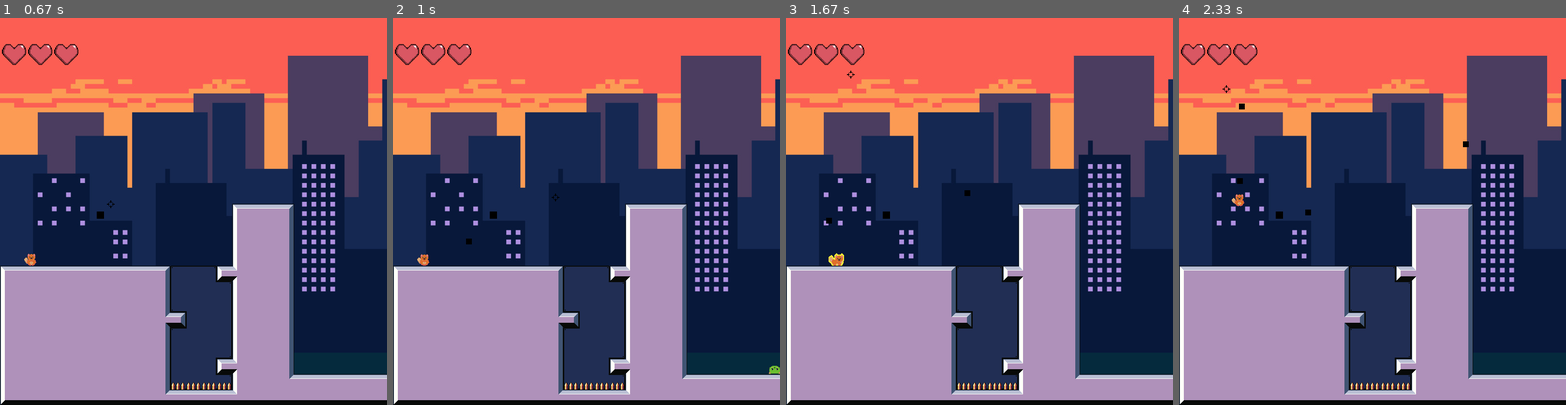
Above: before the commit, frames 1-4 (left to right).
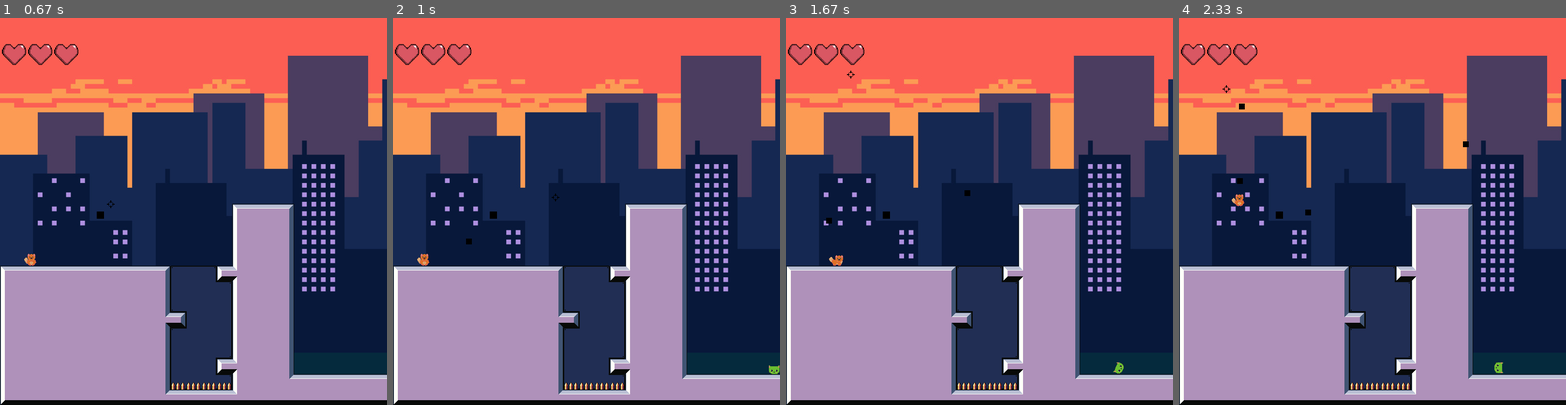
Above: after the commit, the same moments.

Repository: manucouto1/PyGame_5Gatos
Game: pygame game, started from src/main.py
The game is run twice, just before and just after one commit, with the same random seed, the same clock (stepped at 60 frames per second) and the same inputs.
Inputs (mouse positions are in pixels of both pictures, inside the frame that each line leads up to):
- Up to frame 1 (0.67 s): click "Play" at 0.38 s
- Up to frame 2 (1 s): click (555, 196) at 0.72 s
- Up to frame 3 (1.67 s): tap A at 1 s; hold Right from 1.33 s (still down); click (851, 76) at 1.42 s
- Up to frame 4 (2.33 s): release Right at 1.8 s; hold Up 1.83-2.13 s; click (1453, 161) at 1.92 s; click (1225, 87) at 2.22 s

Frame 1 is identical in both runs. In frame 2, less than 0.1% of the frame differs, in the area x 7-100%, y 60-92%; in frame 3, less than 0.1%, in the area x 11-88%, y 60-92%; in frame 4, less than 0.1%.

Commit message:
[Enemy] Implementados 2 tipos de enemigo dummy y shutter

Diff:
--- a/assets/levels/level1/level1_active_object.json
+++ b/assets/levels/level1/level1_active_object.json
@@ -1,7 +1,8 @@
 {
   "hero":{
          "name": "tofe",
-         "sheet": "Hero_full",
+         "sheet": "Hero_full.png",
+         "rows": 6,
          "path": "",
          "x":48,
          "y":472
@@ -9,16 +10,27 @@
  "enemies":[
         {
          "name":"enemy",
-         "sheet": "enemy_full",
-         "path": "src.sprites.active.enemy.Enemy",
+         "sheet": "enemy_full.png",
+         "rows": 4,
+         "path": "src.sprites.active.enemy_dummy.EnemyDummy",
          "x":846,
          "y":696
         },
         {
          "name":"enemy",
-         "sheet": "enemy_full",
-         "path": "src.sprites.active.enemy.Enemy",
+         "sheet": "enemy_full.png",
+         "rows": 4,
+         "path": "src.sprites.active.enemy_dummy.EnemyDummy",
          "x":1840,
          "y":380
-        }]
+        },
+        {
+         "name":"enemy",
+         "sheet": "enemy_full.png",
+         "rows": 4,
+         "path": "src.sprites.active.enemy_turret_shutter.EnemyTurretShutter",
+         "x":1105,
+          "y":528
+        }
+ ]
 }
--- a/src/game/container.py
+++ b/src/game/container.py
@@ -8,6 +8,19 @@
         self.DTOs = {}
         self.images = {}
         self.sound = {}
+        #TODO coidado con los objectos que deben ser eliminados
+        self.objects = {}
+
+    def set_object(self, name, obj):
+        key = name.__hash__()
+        self.objects[key] = obj
+
+    def get_object(self, name):
+        key = name.__hash__()
+        if key in self.objects:
+            return self.objects[key]
+        else:
+            return None
 
     def image_from_path(self, path):
         key = path.__hash__()
--- a/src/game/dto/entity_dto.py
+++ b/src/game/dto/entity_dto.py
@@ -3,5 +3,6 @@
     def __init__(self, entity):
         self.name = entity['name']
         self.sheet = entity['sheet']
+        self.rows = entity['rows']
         self.path = entity['path']
         self.pos = (entity['x'], entity['y'])
--- a/src/levels/level.py
+++ b/src/levels/level.py
@@ -28,17 +28,21 @@
         self.camera_builder = CameraBuilder(self.level_dto, SCREEN_SIZE)
         self.platforms = pg.sprite.Group()
         self.dangerous = pg.sprite.Group()
-        self.bullets, self.enemies, self.zone_events = None, None, None
-        self.hero, self.camera, self.layers = None, None, None
+        self.h_bullets, self.enemies, self.zone_events = None, None, None
+        self.hero, self.camera, self.layers, self.e_bullets = None, None, None, None
 
     def build(self, player):
         self.hero = self.hero_builder.build(player)
         self.camera = self.camera_builder.build(self.hero)
+        self.h_bullets = ScrollAdjustedGroup(self.camera.scroll)
+        self.e_bullets = ScrollAdjustedGroup(self.camera.scroll)
+        self.container.set_object('e_bullets', self.e_bullets)
+        self.container.set_object('hero', self.hero)
         self.enemies = self.enemies_builder.build(self.container, self.camera.scroll)
         self.layers = self.layers_builder.build(self.camera.scroll)
         self.platforms = self.layers.get_ground()
         self.dangerous = self.layers.get_dangerous()
-        self.bullets = ScrollAdjustedGroup(self.camera.scroll)
+
         return self.container.object_from_name(self.level_dto.path, self)
 
 
@@ -60,7 +64,8 @@
             self.camera = builder.camera
             self.platforms = builder.platforms
             self.dangerous = builder.dangerous
-            self.bullets = builder.bullets
+            self.h_bullets = builder.h_bullets
+            self.e_bullets = builder.e_bullets
             self.zone_events = ScrollAdjustedGroup(self.camera.scroll)
             self.zone_events.add(Item(self))
 
@@ -68,16 +73,24 @@
             print("Level Error")
 
     def check_bullets_hits(self):
-        pg.sprite.groupcollide(self.bullets, self.platforms, True, False)
-        enemies_damaged = list(pg.sprite.groupcollide(self.bullets, self.enemies, True, False).values())
+        pg.sprite.groupcollide(self.h_bullets, self.platforms, True, False)
+        enemies_damaged = list(pg.sprite.groupcollide(self.h_bullets, self.enemies, True, False).values())
         enemies_damaged = np.array(enemies_damaged).flatten()
+
         for enemy_hit in enemies_damaged:
             enemy_hit.is_hit()
 
         list_remove = list(
             filter(lambda bll: not self.dto.map_width * 32 > bll.x > 0 or not self.dto.map_height * 32 > bll.y > 0,
-                   self.bullets.sprites()))
-        self.bullets.remove(list_remove)
+                   self.h_bullets.sprites()))
+        self.h_bullets.remove(list_remove)
+
+        pg.sprite.groupcollide(self.e_bullets, self.platforms, True, False)
+        list_remove = list(
+            filter(lambda bll: not self.dto.map_width * 32 > bll.x > 0 or not self.dto.map_height * 32 > bll.y > 0,
+                   self.e_bullets.sprites()))
+
+        self.e_bullets.remove(list_remove)
 
     def notify(self, event):
         print(event)
@@ -91,9 +104,11 @@
 
         self.hero.is_hit(self.dangerous)
         self.hero.is_hit(self.enemies)
+        self.hero.is_hit(self.e_bullets)
 
         self.layers.update()
-        self.bullets.update(dt)
+        self.h_bullets.update(dt)
+        self.e_bullets.update(dt)
         self.enemies.update(self.platforms, dt)
         self.camera.update(self.platforms, self.dangerous, dt)
         self.cursor.update(pg.mouse.get_pos())
@@ -111,6 +126,7 @@
         self.enemies.draw(self.screen)
         self.camera.draw(self.screen)
         self.cursor.draw(self.screen)
-        self.bullets.draw(self.screen)
+        self.h_bullets.draw(self.screen)
+        self.e_bullets.draw(self.screen)
         self.hero.life.draw(self.screen)
         self.zone_events.draw(self.screen)
--- a/src/levels/level_2d_scroller.py
+++ b/src/levels/level_2d_scroller.py
@@ -19,10 +19,10 @@
                     self.hero.jump()
             if event.type == pg.MOUSEBUTTONDOWN:
                 # mouse shutting
-                if len(self.bullets) < 5:
+                if len(self.h_bullets) < 5:
                     # look to shoot direction
-                    bullet = self.hero.shoot()
-                    self.bullets.add(bullet)
+                    bullet = self.hero.shoot(pg.mouse.get_pos())
+                    self.h_bullets.add(bullet)
 
         pressed = pg.key.get_pressed()
 
--- a/src/sprites/active/active_entity.py
+++ b/src/sprites/active/active_entity.py
@@ -1,19 +1,24 @@
 import pygame
 import pygame as pg
+
+from src.sprites.spritesheet import SpriteStripAnim
+from src.utils import assets
 
 GRAVITY = pg.Vector2((0, 3.8))
 
 
 class ActiveEntity(pg.sprite.Sprite):
+    def __init__(self, container, entity, *groups):
+        super().__init__(*groups)
 
-    def __init__(self, initial_pos, sheet, *groups):
-        super().__init__(*groups)
+        sheet_path = assets.path_to("characters", entity.name, entity.sheet)
+        sheet = SpriteStripAnim(container, sheet_path, (0, 0, 32, 32), entity.rows, rows=4)
 
         self.scroll = pg.Vector2(0, 0)
         self.sheet = sheet
         self.image = self.sheet.images[0][0]
         self.rect = pygame.Rect(0, 0, 0, 0)
-        self.rect.bottomleft = initial_pos
+        self.rect.bottomleft = entity.pos
         self.rect.size = self.image.get_size()
 
         self.movement = None
--- a/src/sprites/active/enemy.py
+++ b/src/sprites/active/enemy.py
@@ -8,14 +8,8 @@
 
 
 class Enemy(ActiveEntity):
-
-    def __init__(self, container, initial_pos, motion_range, *groups):
-        sheet_path = assets.path_to("characters", "enemy", "enemy_full.png")
-        sheet = SpriteStripAnim(container, sheet_path, (0, 0, 32, 32), 8, rows=4)
-
-        super().__init__(initial_pos, sheet, *groups)
-
-        self.path = [initial_pos[0] - motion_range, initial_pos[0] + motion_range]
+    def __init__(self, container, entity, *groups):
+        super().__init__(container, entity, *groups)
         self.walk_count = 0
         self.life = 2
         self.dead_id = 0
@@ -26,18 +20,7 @@
         self.sheet[3].set_frames_skip(2)
 
     def move(self):
-        if self.vel.x > 0:
-            if self.rect[0] < self.path[1] + self.vel.x:
-                self.move_right()
-            else:
-                self.sheet.reset()
-                self.move_left()
-        else:
-            if self.rect[0] > self.path[0] - self.vel.x:
-                self.move_left()
-            else:
-                self.sheet.reset()
-                self.move_right()
+        raise NotImplementedError
 
     def dead_loop(self, dt):
         self.image = self.sheet[3].next(dt)
@@ -49,9 +32,8 @@
             self.apply(platforms, dt)
         else:
             self.vel.x = 0
-            self.dead_loop(dt )
+            self.dead_loop(dt)
             self.apply(platforms, dt)
 
     def is_hit(self):
-        # TODO ver como implementar daño en enemigo
         self.life -= 1
--- /dev/null
+++ b/src/sprites/active/enemy_dummy.py
@@ -0,0 +1,39 @@
+from src.sprites.active.enemy import Enemy
+import pygame as pg
+
+RIGHT = 0
+LEFT = 1
+
+
+class EnemyDummy(Enemy):
+    def __init__(self, container, entity, *groups):
+        Enemy.__init__(self, container, entity, *groups)
+        self.moving = LEFT
+
+    def move(self):
+        if self.moving == RIGHT:
+            self.move_right()
+        elif self.moving == LEFT:
+            self.move_left()
+
+    def collide_ground(self, xvel, yvel, platforms):
+        collide_l = pg.sprite.spritecollide(self, platforms, False)
+        for p in collide_l:
+            if pg.sprite.collide_rect(self, p):
+                if xvel > 0:
+                    self.rect.right = p.rect.left
+                    if self.moving == RIGHT:
+                        self.reset_movement()
+                        self.moving = LEFT
+                if xvel < 0:
+                    self.rect.left = p.rect.right
+                    if self.moving == LEFT:
+                        self.reset_movement()
+                        self.moving = RIGHT
+                if yvel > 0:
+                    self.rect.bottom = p.rect.top
+                    self.onGround = True
+                    self.num_jumps = 0
+                if yvel < 0:
+                    self.rect.top = p.rect.bottom
+                    self.vel.y = 0
--- /dev/null
+++ b/src/sprites/active/enemy_turret_shutter.py
@@ -0,0 +1,47 @@
+from src.sprites.active.shutter_entity import ShutterEntity
+import numpy as np
+
+
+class EnemyTurretShutter(ShutterEntity):
+    def __init__(self, container, entity, *groups):
+        ShutterEntity.__init__(self, container, entity, *groups)
+        self.hero = container.get_object('hero')
+        self.e_bullets = container.get_object('e_bullets')
+        self.walk_count = 0
+        self.life = 2
+        self.dead_id = 0
+        self.dt_count = 0
+
+        self.sheet[0].set_frames_skip(2)
+        self.sheet[1].set_frames_skip(2)
+        self.sheet[2].set_frames_skip(2)
+        self.sheet[3].set_frames_skip(2)
+
+    def move(self, dt):
+        a = (self.rect.x - self.hero.rect.x) ** 2
+        b = (self.rect.y - self.hero.rect.y) ** 2
+
+        distance = np.sqrt(a + b)
+        self.dt_count += dt
+
+        if distance < 200:
+            #TODO esto es un parche
+            if len(self.e_bullets) < 5 and self.dt_count >= 450/8:
+                self.dt_count = 0
+                bullet = self.shoot((self.hero.rect.x, self.hero.rect.y))
+                self.e_bullets.add(bullet)
+
+    def dead_loop(self, dt):
+        self.image = self.sheet[3].next(dt)
+
+    def update(self, platforms, dt):
+        if self.life > 0:
+            self.move(dt)
+            self.apply(platforms, dt)
+        else:
+            self.vel.x = 0
+            self.dead_loop(dt)
+            self.apply(platforms, dt)
+
+    def is_hit(self):
+        self.life -= 1
--- a/src/sprites/active/hero.py
+++ b/src/sprites/active/hero.py
@@ -1,10 +1,7 @@
 import pygame as pg
 
+from src.sprites.active.shutter_entity import ShutterEntity
 from src.sprites.pasive.life import Life
-from src.sprites.spritesheet import SpriteStripAnim
-from src.sprites.pasive.projectile import Projectile
-from src.sprites.active.active_entity import ActiveEntity
-import src.utils.assets as assets
 import time
 
 
@@ -17,32 +14,11 @@
         return Hero(player, self)
 
 
-class Hero(ActiveEntity):
+class Hero(ShutterEntity):
     def __init__(self, player, builder: HeroBuilder):
-        name = builder.entity_dto.name
-        sheet = builder.entity_dto.sheet
-        sheet_path = assets.path_to("characters", name, f"{sheet}.png")
-        sheet = SpriteStripAnim(builder.container, sheet_path, (0, 0, 32, 32), 8, rows=6)
-
-        super().__init__(builder.entity_dto.pos, sheet)
+        super().__init__(builder.container, builder.entity_dto)
         self.last_hit = time.time()
         self.life = Life(builder.container, 3, player)
-
-    def shoot(self):
-        (m_x, m_y) = pg.mouse.get_pos()
-        m_pos = (m_x - self.scroll.x, m_y - self.scroll.y)
-
-        if m_x > self.rect.x + self.scroll.x:
-            self.direction = pg.K_RIGHT
-        elif m_x < self.rect.x + self.scroll.x:
-            self.direction = pg.K_LEFT
-
-        bullet = Projectile(round(self.rect.x + self.rect.width // 2),
-                            round(self.rect.y + self.rect.height // 2), 6)
-
-        bullet.trajectory(m_pos)
-
-        return bullet
 
     def walk_loop(self, dt):
         if self.direction == pg.K_LEFT:
--- /dev/null
+++ b/src/sprites/active/shutter_entity.py
@@ -0,0 +1,22 @@
+from src.sprites.active.active_entity import ActiveEntity
+from src.sprites.pasive.projectile import Projectile
+import pygame as pg
+
+
+class ShutterEntity(ActiveEntity):
+
+    def shoot(self, target):
+        (m_x, m_y) = target
+        m_pos = (m_x - self.scroll.x, m_y - self.scroll.y)
+
+        if m_x > self.rect.x + self.scroll.x:
+            self.direction = pg.K_RIGHT
+        elif m_x < self.rect.x + self.scroll.x:
+            self.direction = pg.K_LEFT
+
+        bullet = Projectile(round(self.rect.x + self.rect.width // 2),
+                            round(self.rect.y + self.rect.height // 2), 6)
+
+        bullet.trajectory(m_pos)
+
+        return bullet
--- a/src/sprites/groups/enemies.py
+++ b/src/sprites/groups/enemies.py
@@ -1,6 +1,4 @@
 from src.sprites.groups.scroll_adjusted import ScrollAdjustedLayeredGroup
-from src.sprites.spritesheet import SpriteSheet
-from src.utils import assets
 
 
 class EnemiesBuilder:
@@ -17,7 +15,4 @@
         super().__init__(camera_scroll)
 
         for entity in builder.level_dto.enemies:
-
-            path = assets.path_to('characters', entity.name, f"{entity.sheet}.png")
-            self.sheet = SpriteSheet(container, path)
-            self.add(container.object_from_name(entity.path, container, entity.pos, 100))
+            self.add(container.object_from_name(entity.path, container, entity))
